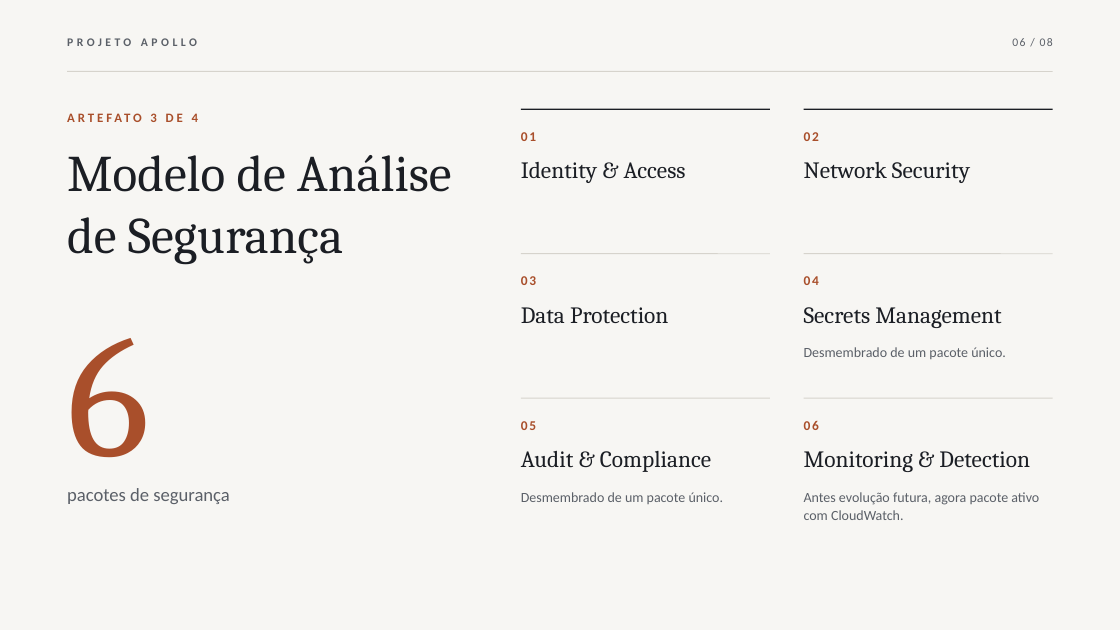
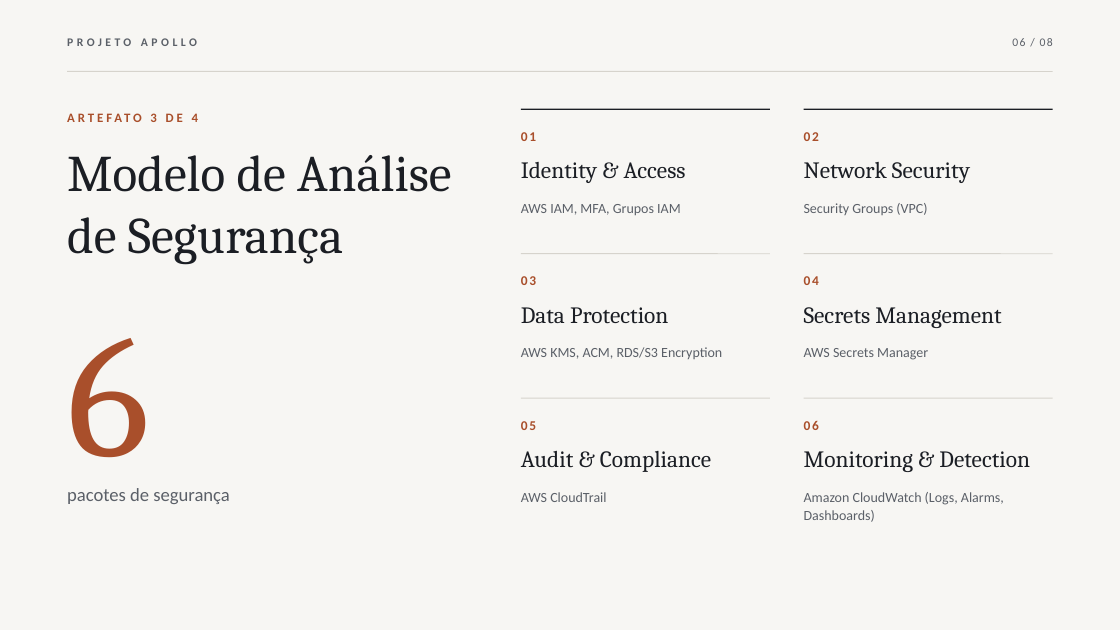
Before and after one commit to Projetos-de-Extensao/PC_ADS_26.2_8001_III, a slide deck: slide 6 of docs/assets/apresentacao.pptx. Drawn at 1120x630 pixels with LibreOffice and Linux fonts; fonts in the diff are those of the drawing. Boxes give left, top, right and bottom in pixels: in the first picture for what was removed or moved away, otherwise in the second. Text is boxed around its words. In the diff, an @@ line names an element or a change of style, - is before the commit and + after.

Commit message:
aprimorando mais a apresentação

```diff
--- a/docs/assets/apresentacao.pptx
+++ b/docs/assets/apresentacao.pptx
@@ text added at (521,204,681,215), 12 pt, text #5B6068 @@
+AWS IAM, MFA, Grupos IAM
@@ text added at (804,203,927,215), 12 pt, text #5B6068 @@
+Security Groups (VPC)
@@ text added at (521,347,722,359), 12 pt, text #5B6068 @@
+AWS KMS, ACM, RDS/S3 Encryption
@@ text at (804,348,928,360): text changed @@
-Desmembrado de um pacote único.
+AWS Secrets Manager
@@ text at (521,492,606,502): text changed @@
-Desmembrado de um pacote único.
+AWS CloudTrail
@@ text at (804,492,1004,522): text changed @@
-Antes evolução futura, agora pacote ativo com CloudWatch.
+Amazon CloudWatch (Logs, Alarms, Dashboards)
```
Also in this commit, not shown: 1 other file.
